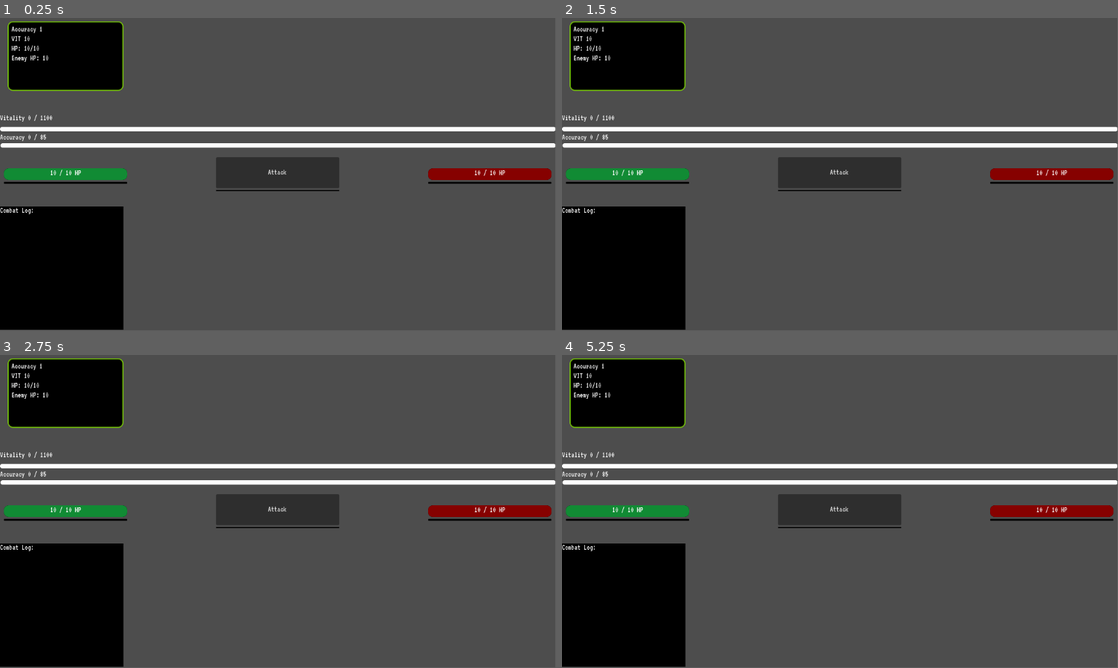
Above: before the commit, frames 1-4 (two rows, left to right).
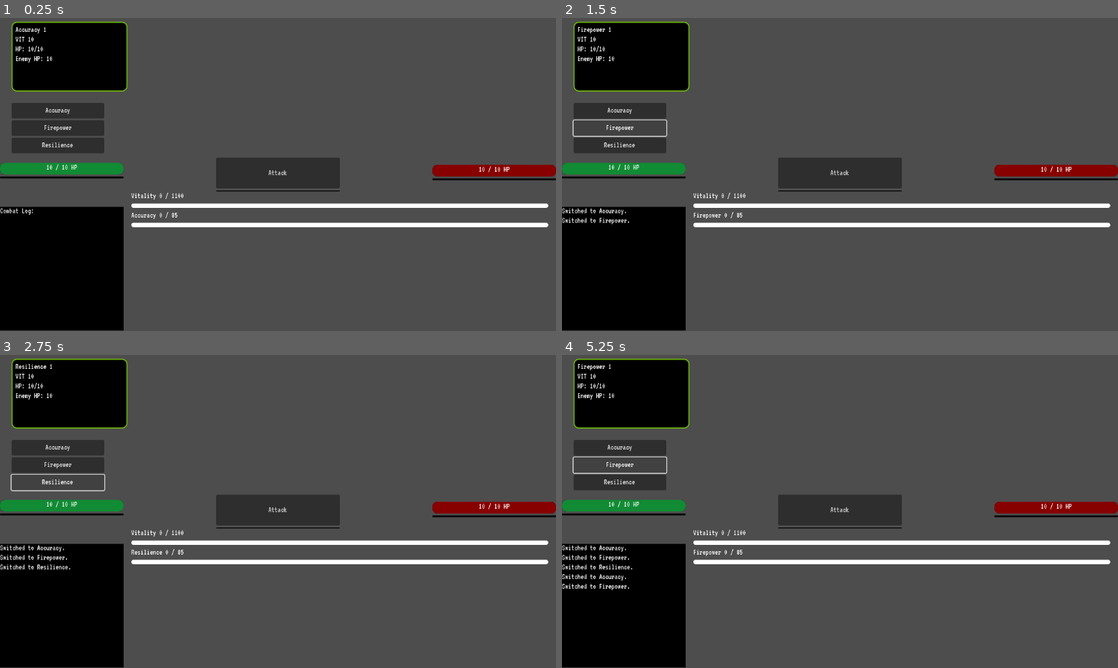
Above: after the commit, the same moments.

Repository: spalmer7/pmc_idler
Game: Godot game, scene res://scenes/game/game.tscn
Same seed, same stepped clock (60 frames per second), same inputs: the game is played once before the commit and once after it.
Inputs (mouse positions are in pixels of both pictures, inside the frame that each line leads up to):
- Up to frame 1 (0.25 s): no input
- Up to frame 2 (1.5 s): click (617, 111) at 0.5 s, where only the run after the commit has a clickable "Accuracy"; click (617, 127) at 1.25 s, where only the run after the commit has a clickable "Firepower"
- Up to frame 3 (2.75 s): click (55, 483) at 2 s, where only the run after the commit has a clickable "Resilience"
- Up to frame 4 (5.25 s): click "Attack" at 2.75 s; click "Attack" at 3.5 s; click (617, 448) at 4.25 s, where only the run after the commit has a clickable "Accuracy"; click (617, 464) at 5 s, where only the run after the commit has a clickable "Firepower"
The window is 799x449 before the commit and 800x450 after it. Grey fills any space a smaller window leaves; there, only what the larger window draws over its background counts as a difference.

The runs differ from the first frame. In frame 1, 11% of the frame differs, in the area x 0-100%, y 1-100%; in frame 2, 10%; in frame 3, 10%; in frame 4, 11%.

Commit message:
add skill selection and buttons, ui reorganization
- Added ability to cycle between what skills you're training, the XP bar will default to Accuracy but will update once a new skill is chosen.
- Skill will update in the player stats box
- Added new skill buttons and shifted the buttons and bars around

Diff:
--- a/project.godot
+++ b/project.godot
@@ -19,6 +19,10 @@
 
 SkillManager="*res://singletons/skill_manager/skill_manager.gd"
 
+[display]
+
+window/stretch/mode="viewport"
+
 [file_customization]
 
 folder_colors={
--- a/scenes/combat/combat.gd
+++ b/scenes/combat/combat.gd
@@ -15,6 +15,7 @@
 var max_player_health: int
 var enemy_health: int
 var combat_logs: Array[String] = []
+var current_skill: String
 
 var auto_attack_enabled : bool = false
 
@@ -23,6 +24,14 @@
 	(%AttackButton as Button).pressed.connect(_on_button_pressed)
 	SkillManager.level_up.connect(_on_level_up)
 	SkillManager.xp_changed.connect(_on_xp_changed)
+
+	# Setting up the skill buttons
+	current_skill = "Accuracy"
+	SkillManager.latest_skill = current_skill
+	$XPBar.update_bar()
+	%AccuracyButton.pressed.connect(_on_accuracy_pressed)
+	%FirepowerButton.pressed.connect(_on_firepower_pressed)
+	%ResilienceButton.pressed.connect(_on_resilience_pressed)
 
 	_update_health_from_vitality()
 	enemy_health = enemy_data.max_health
@@ -45,7 +54,27 @@
 	var chance = 1.0 - ((enemy_defense + 1) / (2.0 * base_accuracy))
 	return clamp(chance * 100.0, 100.0, 100.0)
 
- # Damage formula based on firearm + handling
+# Defines the current skill
+func _set_combat_skill(skill_name: String) -> void:
+	current_skill = skill_name
+	SkillManager.latest_skill = skill_name
+	combat_logs.append("Switched to %s." % skill_name)
+	_update_combat_logs()
+	_update_stats()
+
+	($XPBar as ProgressBar).call_deferred("update_bar")
+
+# Accuracy training
+func _on_accuracy_pressed() -> void:
+	_set_combat_skill("Accuracy")
+# Firepower training
+func _on_firepower_pressed() -> void:
+	_set_combat_skill("Firepower")
+# Resilience trainin
+func _on_resilience_pressed() -> void:
+	_set_combat_skill("Resilience")
+
+# Damage formula based on firearm + handling
 func _calculate_damage() -> int:
 	var accuracy = SkillManager.get_level("Accuracy")
 	var max_hit = int(3 + SkillManager.get_level("Firepower") - enemy_data.enemy_defense)
@@ -99,9 +128,8 @@
 		enemy_health = max(enemy_health - damage, 0)
 
 		# Main XP gain
-		var main_skill := "Accuracy"
 		var xp_gain = int(damage * 4)
-		SkillManager.add_xp(main_skill, xp_gain)
+		SkillManager.add_xp(current_skill, xp_gain)
 
 		# Vitality XP gain
 		var vitality_xp = int(xp_gain * 0.25)
@@ -109,7 +137,7 @@
 		# Log XP
 		if damage > 0:
 			combat_logs.append("You hit for %d damage." % damage)
-			combat_logs.append("%d XP to %s" % [xp_gain, main_skill.capitalize()])
+			combat_logs.append("%d XP to %s" % [xp_gain, current_skill])
 			combat_logs.append("%d XP to Vitality" % vitality_xp)
 		elif damage == 0:
 			combat_logs.append("You missed!")
@@ -178,8 +206,9 @@
 
 #  UI stats display
 func _update_stats() -> void:
-	(%CombatInfo as Label).text = "Accuracy %d\nVIT %d\nHP: %d/%d\nEnemy HP: %d" % [
-		SkillManager.get_level("Accuracy"),
+	(%CombatInfo as Label).text = "%s %d\nVIT %d\nHP: %d/%d\nEnemy HP: %d" % [
+		current_skill,
+		SkillManager.get_level(current_skill),
 		SkillManager.get_level("Vitality"),
 		current_player_health,
 		max_player_health,
--- a/scenes/combat/combat.tscn
+++ b/scenes/combat/combat.tscn
@@ -136,9 +136,10 @@
 anchor_top = 0.5
 anchor_right = 1.0
 anchor_bottom = 0.5
-offset_top = -98.0
-offset_right = 1.0
-offset_bottom = -89.0
+offset_left = 272.0
+offset_top = 60.0
+offset_right = -16.0
+offset_bottom = 69.0
 grow_horizontal = 2
 grow_vertical = 2
 tooltip_text = "
@@ -156,10 +157,10 @@
 anchor_top = 0.5
 anchor_right = 0.5
 anchor_bottom = 0.5
-offset_left = -576.5
-offset_top = -31.5
-offset_right = -420.5
-offset_bottom = -8.5
+offset_left = -432.0
+offset_top = -28.5
+offset_right = -276.0
+offset_bottom = -5.5
 grow_horizontal = 2
 grow_vertical = 2
 text = "Vitality 40050/50000"
@@ -188,10 +189,10 @@
 anchor_top = 0.5
 anchor_right = 1.0
 anchor_bottom = 0.5
-offset_left = 1.0
-offset_top = -64.0
-offset_right = 1.0
-offset_bottom = -55.0
+offset_left = 272.0
+offset_top = 100.0
+offset_right = -16.0
+offset_bottom = 109.0
 grow_horizontal = 2
 grow_vertical = 2
 tooltip_text = "
@@ -201,7 +202,6 @@
 rounded = true
 show_percentage = false
 script = ExtResource("2_6aonj")
-skill_name = "Accuracy"
 
 [node name="XPLabel" type="Label" parent="XPBar"]
 layout_mode = 1
@@ -210,20 +210,20 @@
 anchor_top = 0.5
 anchor_right = 0.5
 anchor_bottom = 0.5
-offset_left = -577.0
-offset_top = -25.5
-offset_right = -393.0
-offset_bottom = -2.5
+offset_left = -432.0
+offset_top = -28.5
+offset_right = -248.0
+offset_bottom = -5.5
 grow_horizontal = 2
 grow_vertical = 2
 text = "Skill Name 50000/50000"
 
 [node name="Panel" type="Panel" parent="."]
 layout_mode = 0
-offset_left = 16.0
-offset_top = 7.0
-offset_right = 256.0
-offset_bottom = 151.0
+offset_left = 24.0
+offset_top = 8.0
+offset_right = 264.0
+offset_bottom = 152.0
 theme_override_styles/panel = SubResource("StyleBoxFlat_3dmww")
 
 [node name="CombatInfo" type="Label" parent="Panel"]
@@ -247,11 +247,14 @@
 wait_time = 60.0
 
 [node name="PlayerHealthContainer" type="VBoxContainer" parent="."]
-layout_mode = 0
-offset_left = 8.0
-offset_top = 312.0
-offset_right = 264.0
-offset_bottom = 361.0
+layout_mode = 1
+anchors_preset = 4
+anchor_top = 0.5
+anchor_bottom = 0.5
+offset_top = -24.5
+offset_right = 256.0
+offset_bottom = 24.5
+grow_vertical = 2
 
 [node name="PlayerHealthBar" type="ProgressBar" parent="PlayerHealthContainer"]
 custom_minimum_size = Vector2(256, 24)
@@ -304,9 +307,9 @@
 anchor_right = 0.5
 anchor_bottom = 0.5
 offset_left = -128.0
-offset_top = -32.0
+offset_top = -35.0
 offset_right = 128.0
-offset_bottom = 32.0
+offset_bottom = 35.0
 grow_horizontal = 2
 grow_vertical = 2
 
@@ -328,11 +331,17 @@
 combat_script = NodePath("../..")
 
 [node name="EnemyContainer" type="VBoxContainer" parent="."]
-layout_mode = 0
-offset_left = 888.0
-offset_top = 312.0
-offset_right = 1144.0
-offset_bottom = 352.0
+layout_mode = 1
+anchors_preset = 6
+anchor_left = 1.0
+anchor_top = 0.5
+anchor_right = 1.0
+anchor_bottom = 0.5
+offset_left = -256.0
+offset_top = -20.0
+offset_bottom = 20.0
+grow_horizontal = 0
+grow_vertical = 2
 
 [node name="EnemyHealthBar" type="ProgressBar" parent="EnemyContainer"]
 custom_minimum_size = Vector2(256, 24)
@@ -366,3 +375,32 @@
 script = ExtResource("9_8cw2p")
 enemy_attack_timer = NodePath("../../EnemyAutoAttackTimer")
 combat_script = NodePath("../..")
+
+[node name="SkillModeContainer" type="VBoxContainer" parent="."]
+layout_mode = 0
+offset_left = 24.0
+offset_top = 176.0
+offset_right = 216.0
+offset_bottom = 280.0
+
+[node name="AccuracyButton" type="Button" parent="SkillModeContainer"]
+unique_name_in_owner = true
+custom_minimum_size = Vector2(32, 32)
+layout_mode = 2
+size_flags_vertical = 0
+text = "Accuracy"
+
+[node name="FirepowerButton" type="Button" parent="SkillModeContainer"]
+unique_name_in_owner = true
+custom_minimum_size = Vector2(32, 32)
+layout_mode = 2
+size_flags_vertical = 4
+text = "Firepower"
+
+[node name="ResilienceButton" type="Button" parent="SkillModeContainer"]
+unique_name_in_owner = true
+custom_minimum_size = Vector2(32, 32)
+layout_mode = 2
+size_flags_vertical = 4
+text = "Resilience"
+clip_text = true
--- a/scenes/combat/xp_bar.gd
+++ b/scenes/combat/xp_bar.gd
@@ -1,6 +1,4 @@
 extends Node
-
-@export var skill_name: String  # "Accuracy"
 
 @onready var bar: ProgressBar = $"."
 @onready var label: Label = $XPLabel
@@ -9,11 +7,11 @@
 	SkillManager.xp_changed.connect(_on_xp_changed)
 	update_bar()
 
-func _on_xp_changed(changed_skill: String, _current_xp: int) -> void:
-	if changed_skill == skill_name:
+func _on_xp_changed(_changed_skill: String, _current_xp: int) -> void:
 		update_bar()
 
 func update_bar():
+	var skill_name = SkillManager.latest_skill
 	var current = SkillManager.get_xp(skill_name)
 	var max_bar = SkillManager.get_max_xp(skill_name)
 	bar.value = current
--- a/scenes/game/game.tscn
+++ b/scenes/game/game.tscn
@@ -8,8 +8,6 @@
 script = ExtResource("1_0sr1o")
 
 [node name="Combat" parent="." instance=ExtResource("1_sul5r")]
-offset_top = 0.0
-offset_bottom = 0.0
 
 [node name="DeathPopup" parent="." instance=ExtResource("2_7h61r")]
 visible = false
--- a/singletons/skill_manager/skill_manager.gd
+++ b/singletons/skill_manager/skill_manager.gd
@@ -2,6 +2,8 @@
 
 signal level_up(skill_name: String, new_level: int)
 signal xp_changed(skill_name: String, current_xp: int)
+
+var latest_skill : String = "Accuracy"
 
 var skills := {
 	"Accuracy": { "level": 1, "xp": 0, "max_xp": 85 }, # Attack (accuracy)
@@ -29,6 +31,8 @@
 	if skill_name in ["Accuracy", "Firepower", "Resilience"]:
 		_add_vitality_xp(int(amount * 0.33))
 
+	latest_skill = skill_name
+
 func _add_vitality_xp(amount: int) -> void:
 	var skill = skills["Vitality"]
 	skill["xp"] += amount
@@ -52,7 +56,6 @@
 		return skills[skill_name]["max_xp"]
 	return 100
 
-
 # Get the level of a specific skill
 func get_level(skill_name: String) -> int:
 	if skills.has(skill_name):
